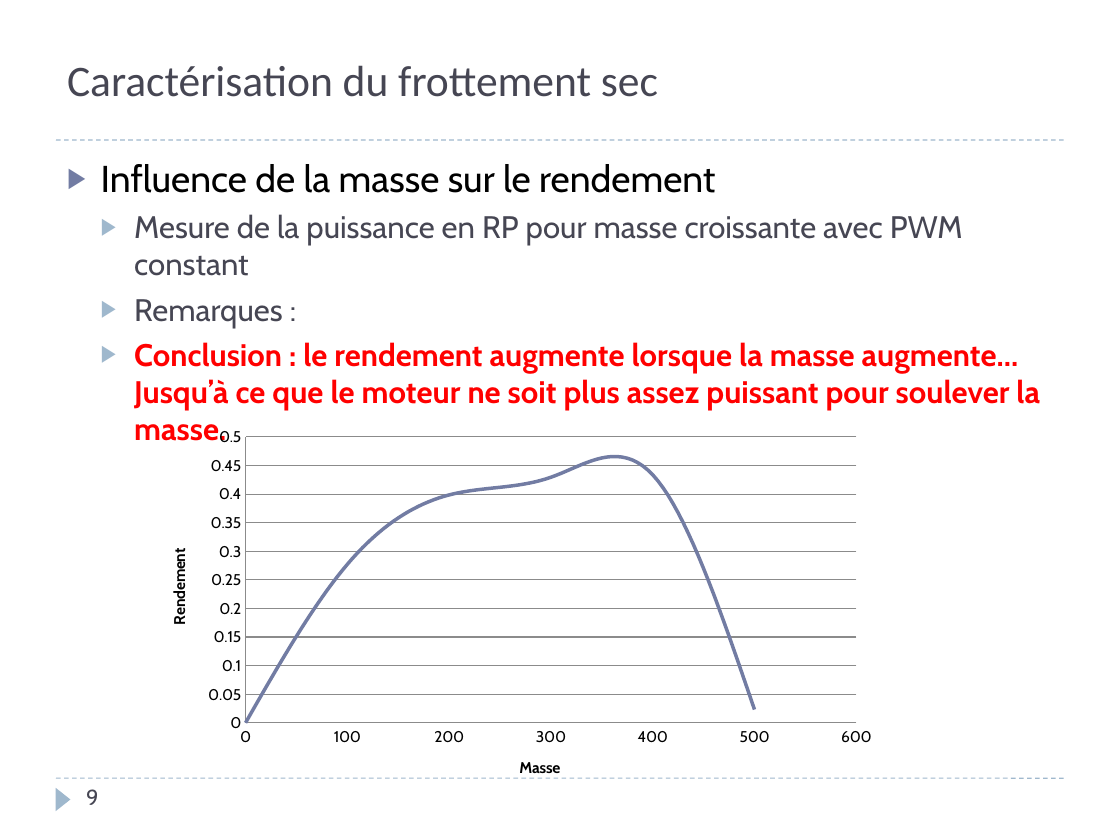
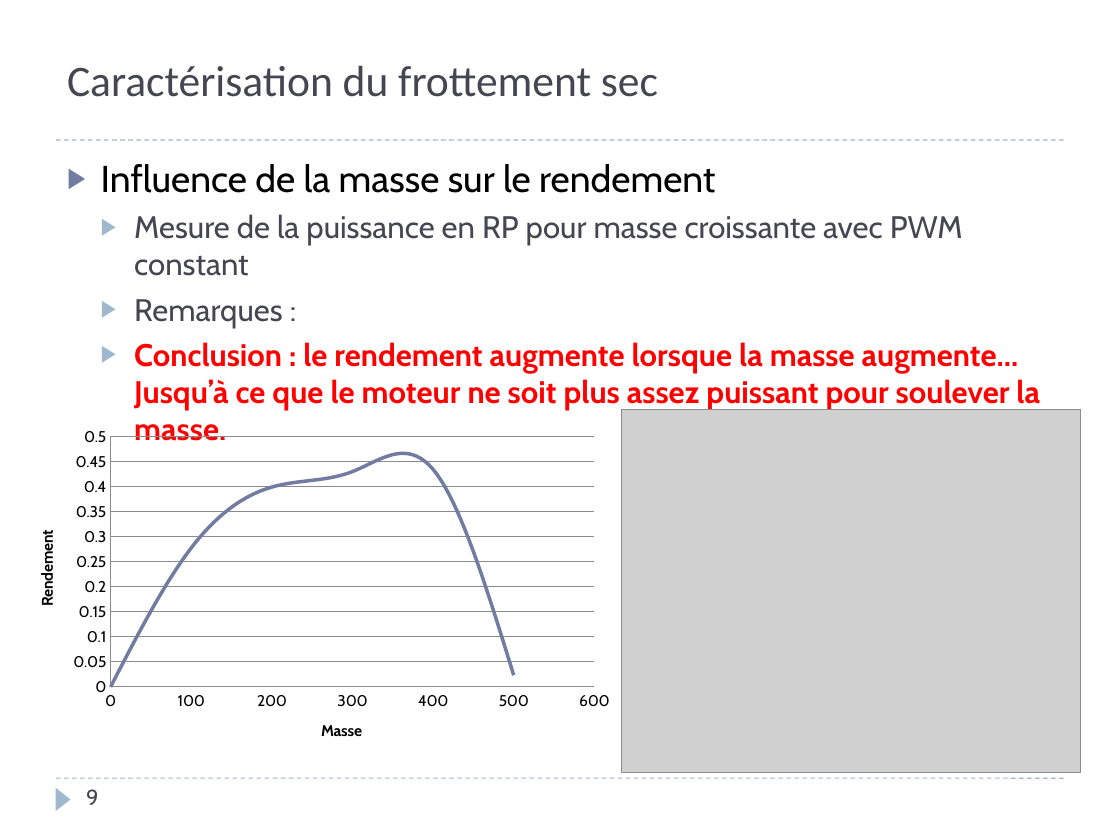
Before and after one commit to xpessoles/Cy_06_PSI_Energetique, a slide deck: slide 9 of TP/01_Induction_NAO/Cy_05_Ene_TP_Energetique.pptx. Drawn at 1120x840 pixels with LibreOffice and Linux fonts; fonts in the diff are those of the drawing; grey boxes stand for pictures. Boxes give left, top, right and bottom in pixels: in the first picture for what was removed or moved away, otherwise in the second. Text is boxed around its words. In the diff, an @@ line names an element or a change of style, - is before the commit and + after.

```diff
--- a/TP/01_Induction_NAO/Cy_05_Ene_TP_Energetique.pptx
+++ b/TP/01_Induction_NAO/Cy_05_Ene_TP_Energetique.pptx
@@ picture added at bbox=[622, 409, 1080, 772] @@
@@ scatter smooth chart: place and size @@
-scatter smooth chart at bbox=[146, 420, 886, 800]
+scatter smooth chart at bbox=[13, 420, 622, 764]
```
